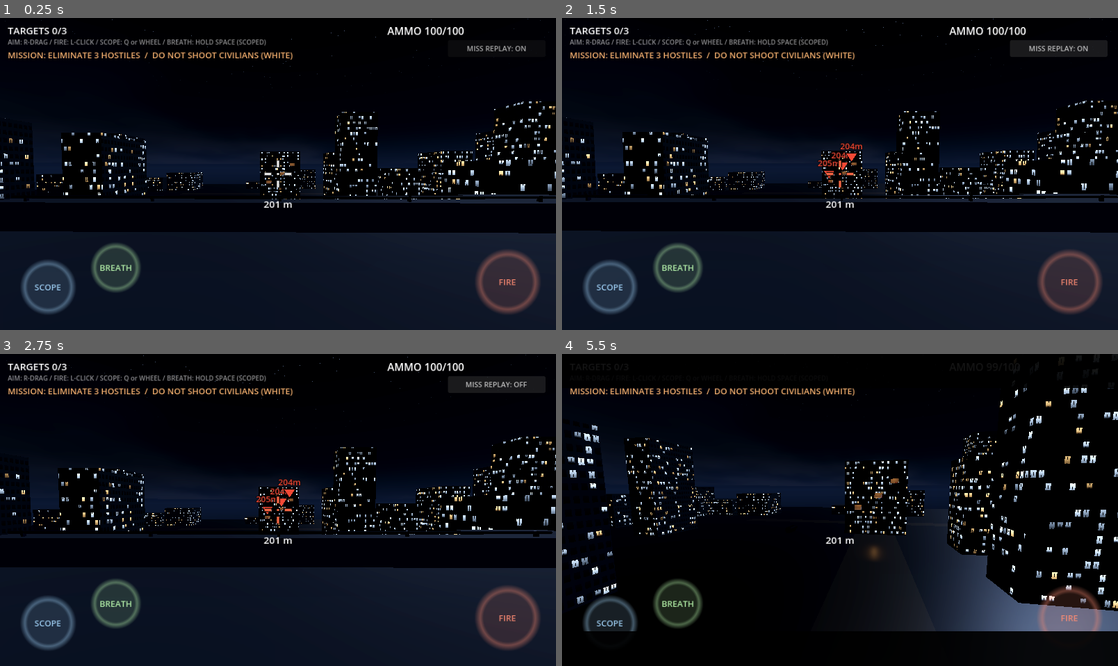
Above: before the commit, frames 1-4 (two rows, left to right).
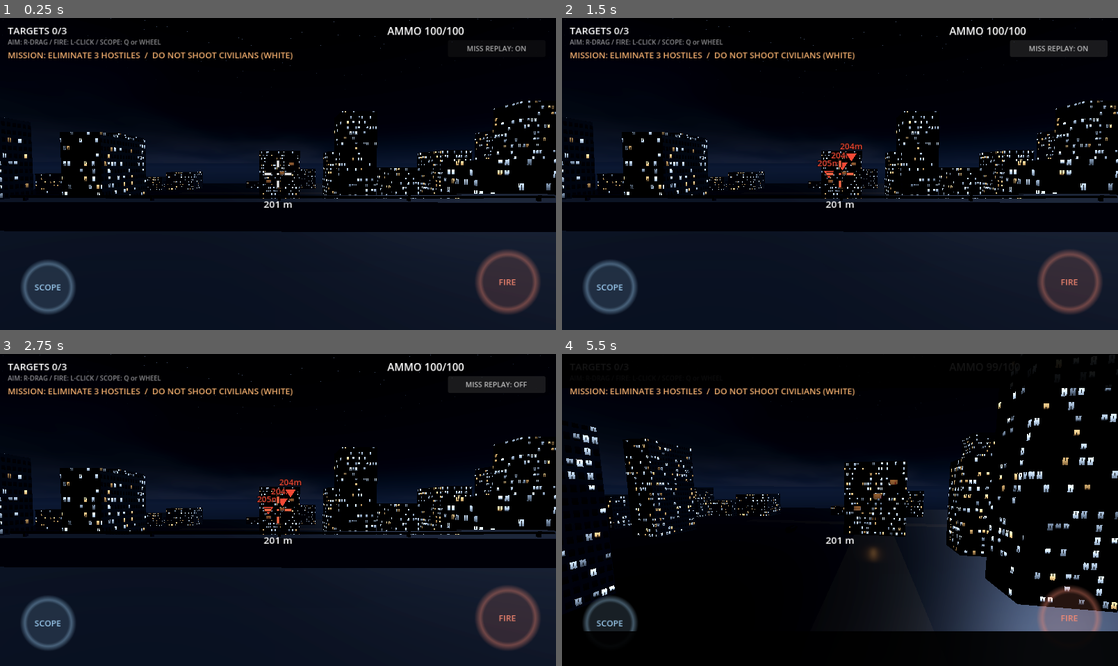
Above: after the commit, the same moments.

Repository: yasu111h/one-shot-ahead
Game: Godot game, scene res://stages/city/city_stage.tscn
The game is run twice, just before and just after one commit, with the same random seed, the same clock (stepped at 60 frames per second) and the same inputs.
Inputs (mouse positions are in pixels of both pictures, inside the frame that each line leads up to):
- Up to frame 1 (0.25 s): no input
- Up to frame 2 (1.5 s): click "MISS REPLAY: ON" at 0.5 s; click "MISS REPLAY: OFF" at 1.25 s
- Up to frame 3 (2.75 s): click "MISS REPLAY: ON" at 2 s
- Up to frame 4 (5.5 s): click "MISS REPLAY: OFF" at 2.75 s; click "MISS REPLAY: ON" at 3.5 s; click "MISS REPLAY: OFF" at 4.25 s; tap Enter at 5 s; move the mouse to (962, 494) at 5.02 s; tap Space at 5.1, 5.27 s; click (962, 494) at 5.17 s

The runs differ from the first frame. In frame 1, 4.0% of the frame differs, in the area x 0-100%, y 0-88%; in frame 2, 2.4%; in frame 3, 3.9%; in frame 4, 5.5%, in the area x 0-100%, y 10-88%.

Commit message:
feat: 手ブレ・息止めを廃止し照準を常に静止に（ブレはリコイルのみ）
- sniper_camera.gd: 手ブレ(Perlinノイズ+8の字)・息止めゲージ・リバウンドを削除
- sniper_stage.gd: スペースキーの息止め入力を削除
- hud.gd: BREATHボタン・息止め円弧ゲージ・操作ヒントのBREATH表記を削除

Co-Authored-By: Claude Opus 4.8 <noreply@anthropic.com>

Diff:
--- a/core/camera/sniper_camera.gd
+++ b/core/camera/sniper_camera.gd
@@ -1,15 +1,13 @@
 class_name SniperCamera
 extends Node3D
-## 照準リグ：ドラッグ視点（キャプチャなし）・スコープFOVスムーズ遷移・息止め・手ブレ・リコイル
+## 照準リグ：ドラッグ視点（キャプチャなし）・スコープFOVスムーズ遷移・リコイル
 ## スコープ遷移はTABIJIの _aim_blend 方式（move_toward 6.0/s）でFOVをなめらかに補間する。
-## スコープと息止めは分離型（スコープ＝トグル、息止め＝スコープ中のみ長押し）
+## 手ブレ・息止めは廃止（2026-07-10ユーザー決定：照準は常に静止。ブレはリコイルのみ）
 
 signal zoom_changed(stage: int)
 
 const BASE_FOV := 75.0                          # 肉眼FOV
 const SCOPE_FOVS: Array[float] = [18.75, 9.375] # 4x / 8x（75/倍率）
-const BREATH_MAX := 4.0      # 息止めゲージ（秒）
-const REBOUND_TIME := 2.0    # 息切れ/解除後の手ブレ増時間（秒）
 const AIM_BLEND_SPEED := 6.0 # スコープ遷移速度（TABIJI準拠 6.0/s）
 
 @export var base_sens := 0.005          # 視点感度(rad/px)。FOV比例で自動微調整
@@ -21,19 +19,13 @@
 
 var camera: Camera3D
 var zoom_stage := 0          # 0=肉眼 1=4x 2=8x
-var breath_gauge := BREATH_MAX
-var breath_holding := false
 var aim_blend := 0.0         # 肉眼0⇄スコープ1のなめらかな遷移値
 
 var _pitch_node: Node3D
 var _yaw := 0.0
 var _pitch := 0.0
 var _scope_fov: float = SCOPE_FOVS[0]  # スコープ側の現在FOV（4x⇄8x切替もなめらかに）
-var _rebound := 0.0
 var _recoil := 0.0
-var _phase := 0.0
-var _noise_x := FastNoiseLite.new()
-var _noise_y := FastNoiseLite.new()
 
 
 func _ready() -> void:
@@ -47,8 +39,6 @@
 	camera.far = 2000.0
 	_pitch_node.add_child(camera)
 	camera.make_current()
-	_noise_x.seed = 1
-	_noise_y.seed = 99
 
 
 ## ドラッグによる視点回転。感度はFOVに比例＋スコープ中は×0.55（TABIJI準拠）
@@ -84,25 +74,7 @@
 	if stage == zoom_stage:
 		return
 	zoom_stage = stage
-	if zoom_stage == 0 and breath_holding:
-		stop_breath()  # スコープ解除で息止めも解除
 	zoom_changed.emit(stage)
-
-
-## 息止め開始（スコープ中のみ有効）
-func start_breath() -> void:
-	if breath_holding or zoom_stage == 0:
-		return
-	breath_holding = true
-
-
-## 息止め解除。ゲージを消費していたらリバウンド（手ブレ増）
-func stop_breath() -> void:
-	if not breath_holding:
-		return
-	breath_holding = false
-	if breath_gauge < BREATH_MAX * 0.95:
-		_rebound = REBOUND_TIME
 
 
 ## 発射時の反動キック（TABIJI準拠：ピッチ跳ね＋左右微ぶれ）
@@ -119,31 +91,7 @@
 	_scope_fov = lerpf(_scope_fov, target_scope_fov, 1.0 - exp(-AIM_BLEND_SPEED * delta))
 	camera.fov = lerpf(BASE_FOV, _scope_fov, aim_blend)
 
-	# 息止めゲージ管理
-	if breath_holding:
-		if breath_gauge > 0.0:
-			breath_gauge = maxf(0.0, breath_gauge - delta)
-			if breath_gauge == 0.0:
-				_rebound = REBOUND_TIME  # 息切れ：手ブレ増リバウンド
-	else:
-		breath_gauge = minf(BREATH_MAX, breath_gauge + delta * 1.5)
-	if _rebound > 0.0:
-		_rebound = maxf(0.0, _rebound - delta)
-
-	# 手ブレ：Perlinノイズ＋8の字ドリフト（縦は横の2倍周波数）
-	var sway_scale := 1.0
-	if breath_holding and breath_gauge > 0.0:
-		sway_scale = 0.05  # 息止め中はほぼ停止
-	elif _rebound > 0.0:
-		sway_scale = 1.0 + 1.0 * (_rebound / REBOUND_TIME)
-	_phase += delta * 0.8
-	var amp := deg_to_rad(0.30)
-	var nx := _noise_x.get_noise_1d(_phase * 40.0)
-	var ny := _noise_y.get_noise_1d(_phase * 40.0)
-	var sway_x := (sin(_phase * TAU * 0.35) + nx * 0.8) * amp * sway_scale
-	var sway_y := (sin(_phase * TAU * 0.7) * 0.5 + ny * 0.8) * amp * sway_scale
-
-	# リコイルの復帰（exp減衰・TABIJI準拠）
+	# リコイルの復帰（exp減衰・TABIJI準拠）。照準は常に静止＝ブレはリコイルのみ
 	_recoil *= exp(-recoil_recover * delta)
 
-	camera.rotation = Vector3(sway_y + _recoil, sway_x, 0.0)
+	camera.rotation = Vector3(_recoil, 0.0, 0.0)
--- a/stages/sniper_stage.gd
+++ b/stages/sniper_stage.gd
@@ -13,7 +13,7 @@
 ##   視点   … 右ドラッグ（PC）/ 画面右側ドラッグ（タッチ・1本指追跡）
 ##   発射   … 左クリック / FIREボタン（Fキーは予備）
 ##   スコープ … Qキー / SCOPEボタンでトグル巡回（1x→4x→8x→1x）。ホイールで段階±1
-##   息止め … スペース長押し / BREATHボタン（スコープ中のみ）
+## ※ 息止めは廃止（照準は常に静止・2026-07-10ユーザー決定）
 
 const WIND_FACTOR := 0.6  # 風速(m/s)→弾への加速度(m/s^2)係数
 const RANGE_MASK := 0b1111
@@ -223,11 +223,6 @@
 			KEY_Q:
 				if event.pressed:
 					rig.cycle_zoom()  # Q＝スコープトグル（1x→4x→8x→1x）
-			KEY_SPACE:
-				if event.pressed:
-					rig.start_breath()  # スペース長押し＝息止め（スコープ中のみ）
-				else:
-					rig.stop_breath()
 			KEY_F:
 				if event.pressed:
 					request_fire()  # 予備の発射キー
--- a/ui/hud.gd
+++ b/ui/hud.gd
@@ -1,6 +1,6 @@
 class_name Hud
 extends CanvasLayer
-## HUD：残弾・風・測距・息止め円弧ゲージ・操作ボタン・距離スタンプ・CLEAR/RETRY
+## HUD：残弾・風・測距・操作ボタン・距離スタンプ・CLEAR/RETRY
 ## ＋動的レティクル（bloom開閉・ロック色変化・ヒットマーカー。TABIJIのcombat_hud.gd方式）
 
 const STAMP_HIT_COLOR := Color(0.95, 0.85, 0.5)   # 命中スタンプ（華やかな金色）
@@ -26,10 +26,8 @@
 var _center_msg: Label
 var _retry_btn: Button
 var _miss_toggle: Button
-var _breath_arc: BreathArc
 var _fire_btn: TouchScreenButton
 var _scope_btn: TouchScreenButton
-var _breath_btn: TouchScreenButton
 var _stamp_t := -1.0
 
 
@@ -47,16 +45,10 @@
 	add_child(_markers)
 	move_child(_markers, 0)
 	_markers.set_anchors_and_offsets_preset(Control.PRESET_FULL_RECT)
-	# 息止め円弧ゲージ
+	# 動的レティクル（スコープマスクより手前）
 	# ※ set_anchors_preset は「現在のレクトを保持したままアンカーだけ変える」ため、
 	#   生成直後のサイズ(0,0)のControlに使うと0サイズのまま＝中心(size/2)が左上になる。
 	#   必ず set_anchors_and_offsets_preset でオフセットごとFULL_RECTにする。
-	_breath_arc = BreathArc.new()
-	_breath_arc.mouse_filter = Control.MOUSE_FILTER_IGNORE
-	add_child(_breath_arc)
-	_breath_arc.set_anchors_and_offsets_preset(Control.PRESET_FULL_RECT)
-	_breath_arc.visible = false
-	# 動的レティクル（スコープマスクより手前）
 	_reticle = DynamicReticle.new()
 	_reticle.mouse_filter = Control.MOUSE_FILTER_IGNORE
 	add_child(_reticle)
@@ -64,7 +56,7 @@
 	# ラベル類
 	_targets_label = _make_label("TARGETS 0/0", 15, Control.PRESET_TOP_LEFT, Vector2(12, 8))
 	_hint_label = _make_label(
-		"AIM: R-DRAG / FIRE: L-CLICK / SCOPE: Q or WHEEL / BREATH: HOLD SPACE (SCOPED)",
+		"AIM: R-DRAG / FIRE: L-CLICK / SCOPE: Q or WHEEL",
 		10, Control.PRESET_TOP_LEFT, Vector2(12, 30))
 	_hint_label.modulate = Color(1, 1, 1, 0.55)
 	_mission_label = _make_label(mission, 13, Control.PRESET_TOP_LEFT, Vector2(12, 48))
@@ -109,9 +101,6 @@
 	_fire_btn.pressed.connect(func() -> void: stage.request_fire())
 	_scope_btn = _make_touch_button("SCOPE", 44.0, Color(0.65, 0.85, 1.0, 0.9))
 	_scope_btn.pressed.connect(func() -> void: rig.cycle_zoom())
-	_breath_btn = _make_touch_button("BREATH", 40.0, Color(0.75, 1.0, 0.7, 0.9))
-	_breath_btn.pressed.connect(func() -> void: rig.start_breath())
-	_breath_btn.released.connect(func() -> void: rig.stop_breath())
 	_layout_buttons()
 	get_viewport().size_changed.connect(_layout_buttons)
 
@@ -175,7 +164,6 @@
 	var vs := get_viewport().get_visible_rect().size
 	_place_button(_fire_btn, Vector2(vs.x - 74.0, vs.y - 74.0))
 	_place_button(_scope_btn, Vector2(74.0, vs.y - 66.0))
-	_place_button(_breath_btn, Vector2(178.0, vs.y - 96.0))
 
 
 func _place_button(btn: TouchScreenButton, center: Vector2) -> void:
@@ -205,12 +193,6 @@
 		_wind_label.modulate = Color(1.0, 0.75, 0.4) if absf(w) > 3.5 else Color(0.92, 0.9, 0.85)
 	# 測距
 	_range_label.text = ("%d m" % int(range_distance)) if range_distance > 0.0 else "--- m"
-	# 息止めゲージ
-	var frac: float = rig.breath_gauge / SniperCamera.BREATH_MAX
-	_breath_arc.visible = scoped and not replay
-	_breath_arc.fraction = frac
-	_breath_arc.pulse += delta / maxf(Engine.time_scale, 0.001)
-	_breath_arc.queue_redraw()
 	# 距離スタンプのアニメーション（time_scaleの影響を受けない実時間で動かす）
 	if _stamp.visible:
 		var rdt := delta / maxf(Engine.time_scale, 0.001)
@@ -362,23 +344,3 @@
 				HORIZONTAL_ALIGNMENT_LEFT, -1, FONT_SIZE, 4, COL_OUTLINE)
 			draw_string(font, tp, text,
 				HORIZONTAL_ALIGNMENT_LEFT, -1, FONT_SIZE, COL)
-
-
-## 息止め円弧ゲージ（スコープ円の左弧に沿って描画）
-class BreathArc:
-	extends Control
-
-	var fraction := 1.0
-	var pulse := 0.0
-
-	func _draw() -> void:
-		var c := size * 0.5
-		var r := minf(size.x, size.y) * 0.44 - 16.0
-		var a0 := PI * 0.72
-		var a1 := PI * 1.28
-		draw_arc(c, r, a0, a1, 40, Color(1, 1, 1, 0.18), 5.0, true)
-		if fraction > 0.0:
-			var col := Color(0.91, 0.89, 0.85, 0.9)
-			if fraction < 0.2:
-				col = Color(0.91, 0.3, 0.25, 0.7 + 0.3 * sin(pulse * 12.0))
-			draw_arc(c, r, a0, a0 + (a1 - a0) * fraction, 40, col, 5.0, true)
